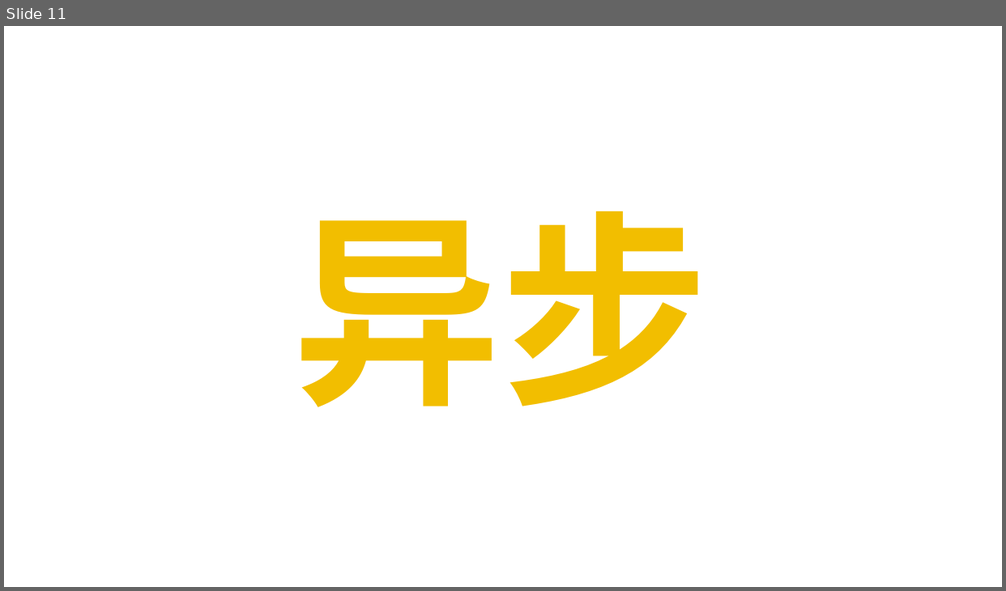
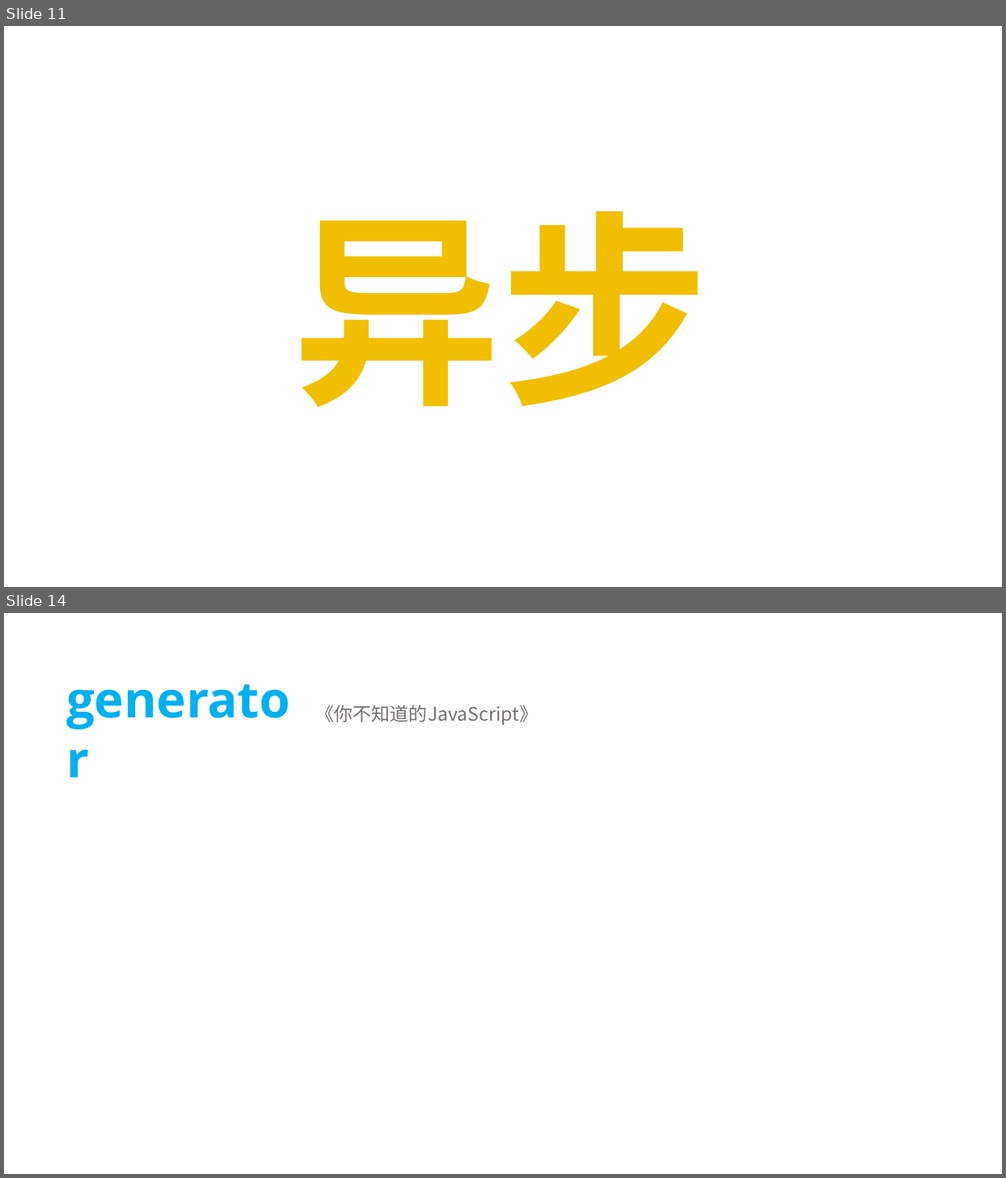
Before and after one commit to tecshuttle/interview, a slide deck: 2 前端/《你不知道的JavaScript》.pptx. Shown one above the other, each under a label of ours: slide 11 before the commit, slides 11 and 14 after it; the slides between them are not shown. The pictures are 1006x591 and 1006x1178 pixels, drawn with LibreOffice and Linux fonts; fonts in the diff are those of the drawing. Boxes give left, top, right and bottom in pixels: in the first picture for what was removed or moved away, otherwise in the second. Text is boxed around its words. In the diff, an @@ line names an element or a change of style, - is before the commit and + after.

Commit message:
《你不知道的JavaScript》：Promise学习。

```diff
--- a/2 前端/《你不知道的JavaScript》.pptx
+++ b/2 前端/《你不知道的JavaScript》.pptx
@@ slide 14 added at (4,613,1002,1174), background #FFFFFF @@
@@ text added at (59,665,309,733), 48 pt, text #00B0F0, bold @@
+generator
@@ text added at (315,705,538,725), 18 pt, text #767171 @@
+《你不知道的JavaScript》
```
Also in this commit, not shown: 2 slides changed, 4 other slides added, 1 other file.
